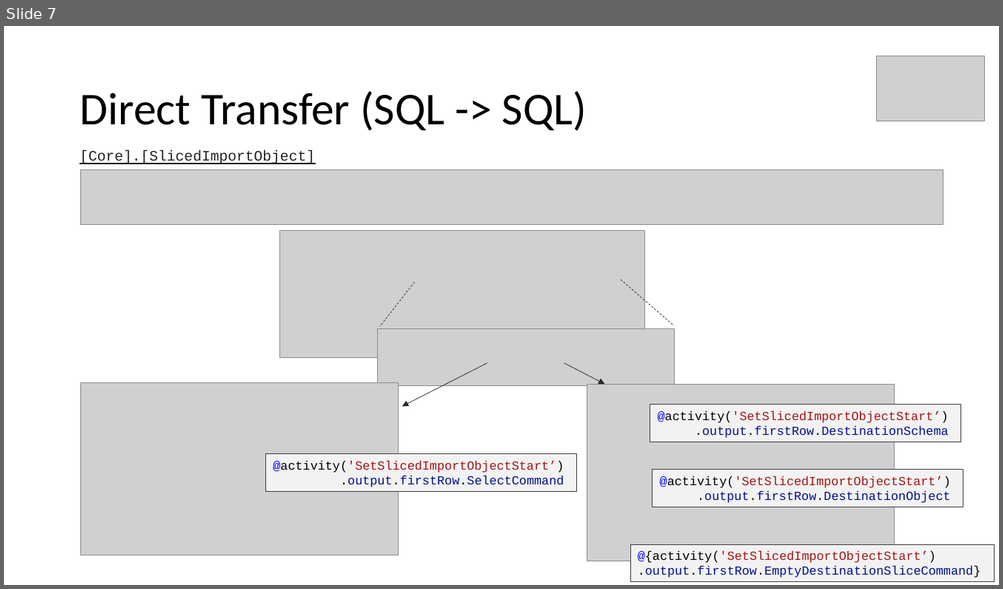
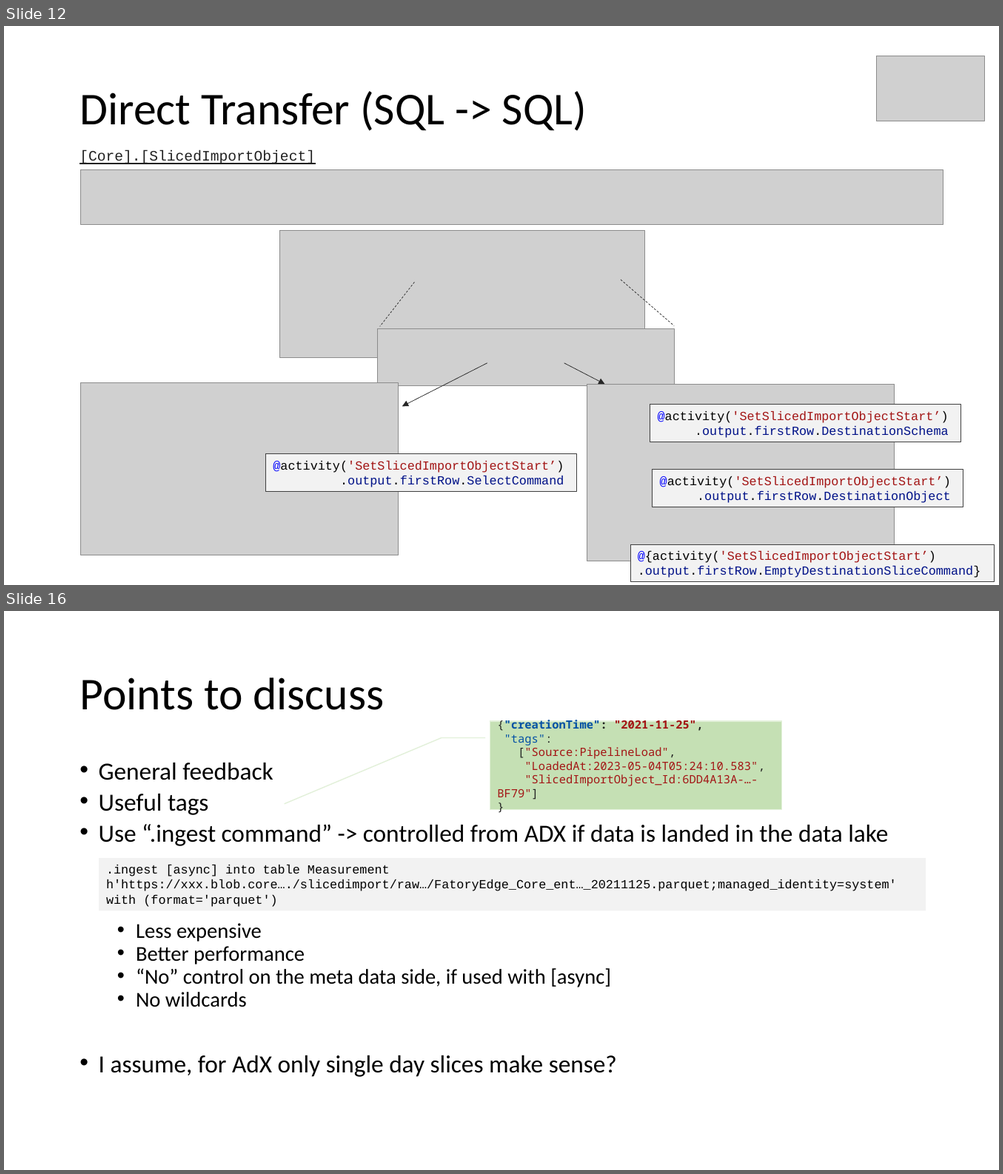
Before and after one commit to meinradweiss/SwissArmyKnife, a slide deck: docs/ADF_SynapsePipelines/PPT/SlicedDataMigrationToolbox.pptx. Shown one above the other, each under a label of ours: slide 7 before the commit, slides 12 and 16 after it; the slides between them are not shown. The pictures are 1003x589 and 1003x1174 pixels, drawn with LibreOffice and Linux fonts; fonts in the diff are those of the drawing; grey boxes stand for pictures. Boxes give left, top, right and bottom in pixels: in the first picture for what was removed or moved away, otherwise in the second. Text is boxed around its words. In the diff, an @@ line names an element or a change of style, - is before the commit and + after.

```diff
--- a/docs/ADF_SynapsePipelines/PPT/SlicedDataMigrationToolbox.pptx
+++ b/docs/ADF_SynapsePipelines/PPT/SlicedDataMigrationToolbox.pptx
@@ slide 16 added at (4, 611, 999, 1170), background #FFFFFF @@
@@ title added at (79, 678, 384, 710), 44 pt, text #000000 @@
+Points to discuss
@@ border callout added at (489, 721, 782, 810), fill #C5E0B4, outline #E2F0D9 1 pt, 11 pt, text #A31515 @@
+{"creationTime": "2021-11-25",
+"tags":
+["Source:PipelineLoad",
+"LoadedAt:2023-05-04T05:24:10.583",
+"SlicedImportObject_Id:6DD4A13A-…-BF79"]
+}
@@ text added at (99, 763, 888, 1077), 23.8 pt, text #000000 @@
+• General feedback
+• Useful tags
+• Use “.ingest command” -> controlled from ADX if data is landed in the data lake
+  • Less expensive
+  • Better performance
+  • “No” control on the meta data side, if used with [async]
+  • No wildcards
+• I assume, for AdX only single day slices make sense?
@@ rectangle added at (99, 858, 925, 911), fill #F2F2F2, 12 pt, text #000000 @@
+.ingest [async] into table Measurement
+h'https://xxx.blob.core…./slicedimport/raw…/FatoryEdge_Core_ent…_20211125.parquet;managed_identity=system'
+with (format='parquet')
@@ what was slide 7 is now slide 12 @@
```
Also in this commit, not shown: 1 slide changed, 9 other slides added, 1 slide removed, 10 other files.
